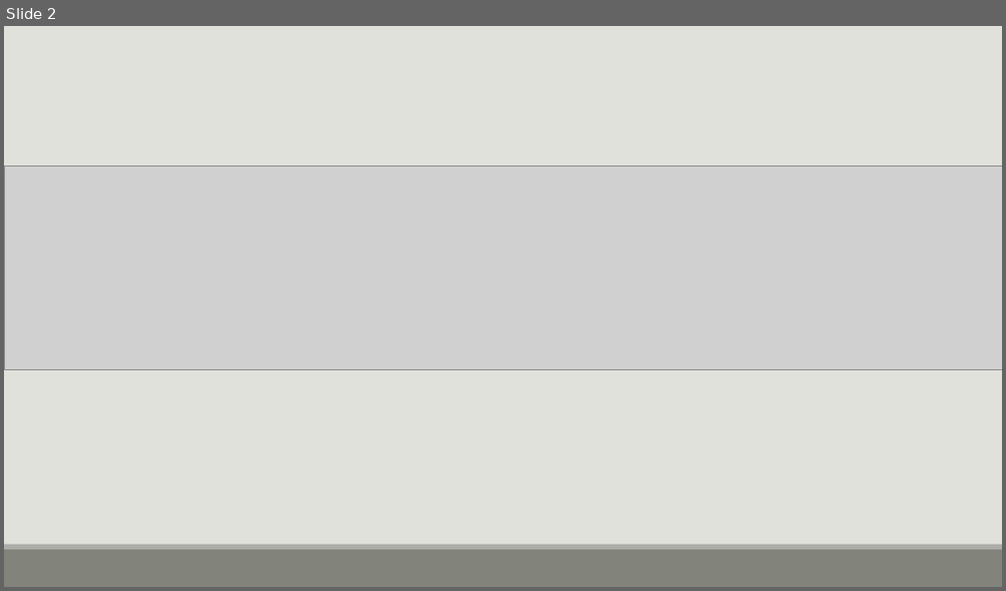
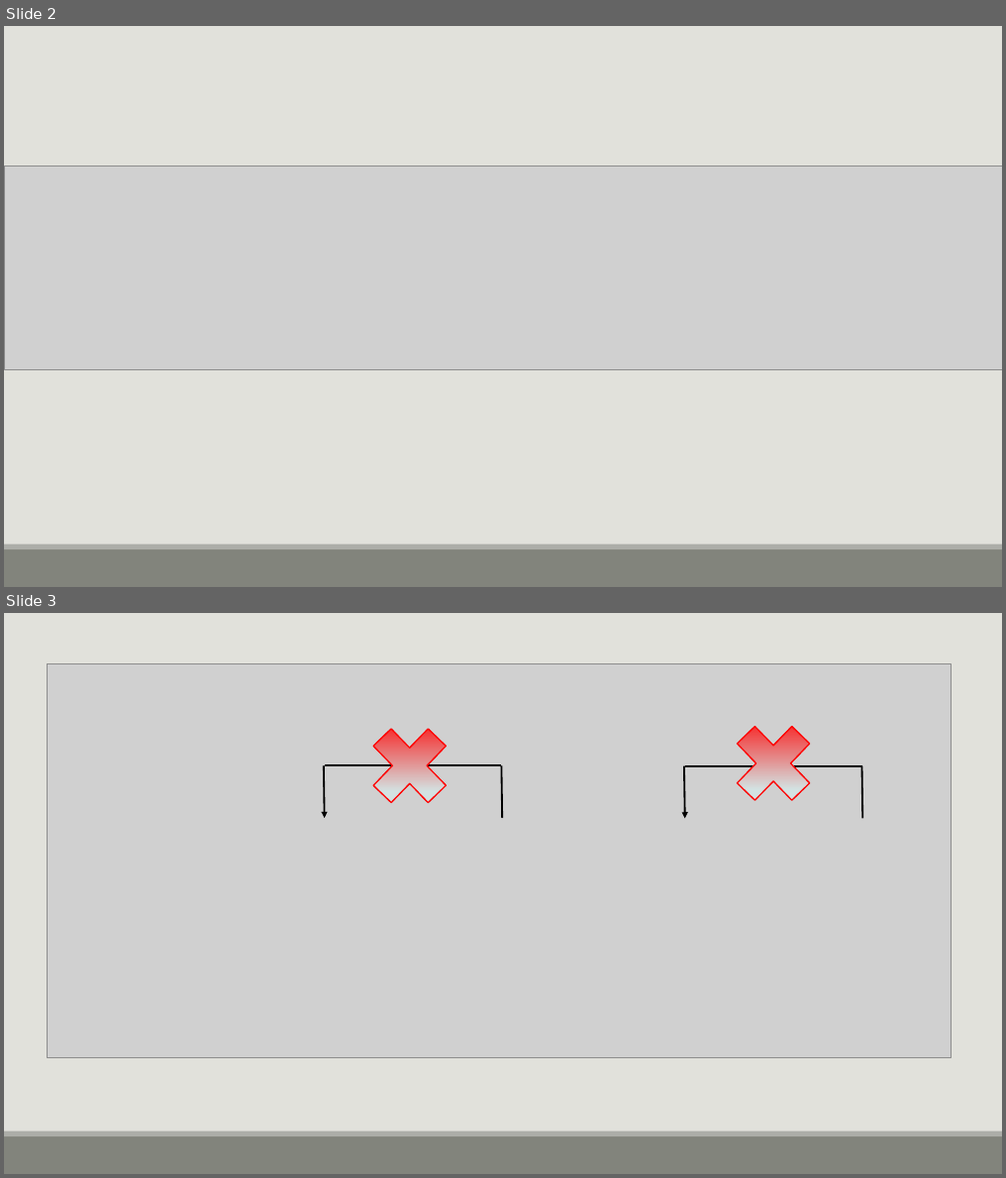
Before and after one commit to ruhansanabria/Puc_Lean2016, a slide deck: Apresentações/TRE DMAIC - Analyze - Resultado Obtidos.pptx. Shown one above the other, each under a label of ours: slide 2 before the commit, slides 2 and 3 after it. The pictures are 1006x591 and 1006x1178 pixels, drawn with LibreOffice and Linux fonts; fonts in the diff are those of the drawing; grey boxes stand for pictures. Boxes give left, top, right and bottom in pixels: in the first picture for what was removed or moved away, otherwise in the second. Text is boxed around its words. In the diff, an @@ line names an element or a change of style, - is before the commit and + after.

```diff
--- a/Apresentações/TRE DMAIC - Analyze - Resultado Obtidos.pptx
+++ b/Apresentações/TRE DMAIC - Analyze - Resultado Obtidos.pptx
@@ slide 3 added at [4,613,1002,1174], background #E1E1DB; not listed: 2 template elements that a slide beside it also shows @@
@@ picture added at [48,663,951,1059] @@
@@ cross added at [357,711,463,820], fill gradient #FF0000 to #D3E2E2 to #E2ECEC, outline #FF0000 1.25 pt @@
@@ cross added at [721,709,827,818], fill gradient #FF0000 to #D3E2E2 to #E2ECEC, outline #FF0000 1.25 pt @@
@@ arrow added from (324, 765) to (325, 818), #000000 1.75 pt @@
@@ line added from (502, 765) to (325, 765), #000000 1.75 pt @@
@@ line added from (503, 818) to (502, 765), #000000 1.75 pt @@
@@ arrow added from (684, 766) to (685, 818), #000000 1.75 pt @@
@@ line added from (862, 766) to (685, 766), #000000 1.75 pt @@
@@ line added from (862, 818) to (862, 766), #000000 1.75 pt @@
```
Also in this commit, not shown: 1 slide changed, 1 other slide added.
